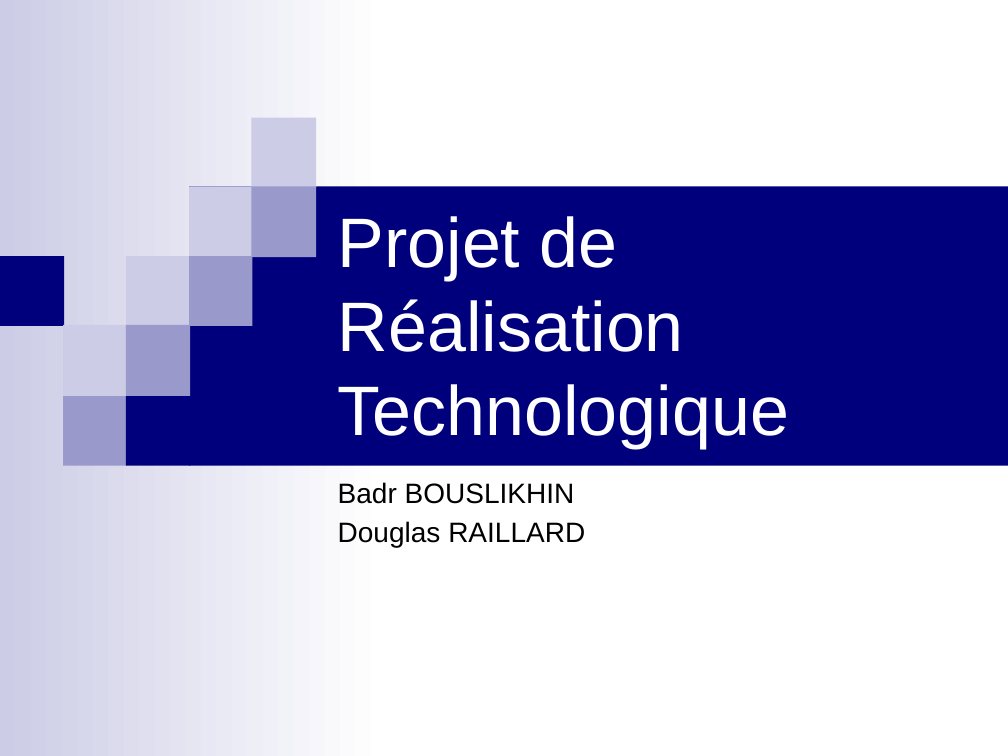
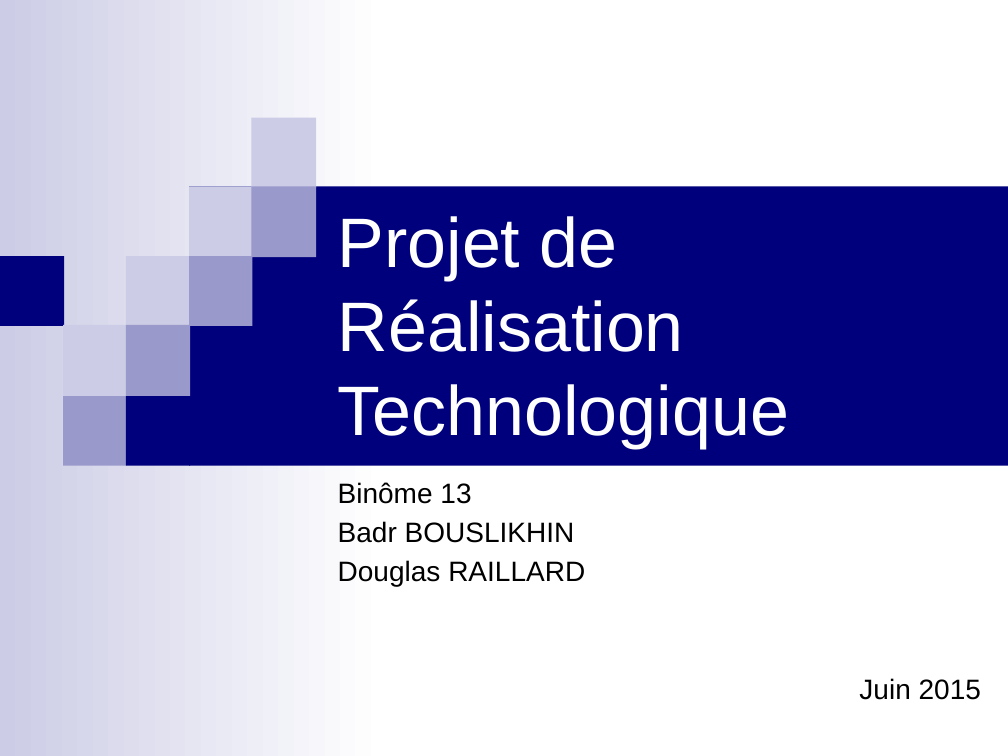
Before and after one commit to badrbouslikhin/Beluga, a slide deck: slide 1 of Rendu/PresentationFinale/Binome13PresentationFinalePRT.pptx. Drawn at 1008x756 pixels with LibreOffice and Linux fonts; fonts in the diff are those of the drawing. Boxes give left, top, right and bottom in pixels: in the first picture for what was removed or moved away, otherwise in the second. Text is boxed around its words. In the diff, an @@ line names an element or a change of style, - is before the commit and + after.

```diff
--- a/Rendu/PresentationFinale/Binome13PresentationFinalePRT.pptx
+++ b/Rendu/PresentationFinale/Binome13PresentationFinalePRT.pptx
@@ subtitle at (338, 482, 471, 504): paragraph added @@
+Binôme 13
@@ subtitle at (859, 678, 981, 700): paragraph added @@
+Juin 2015
```
Also in this commit, not shown: 11 slides added, 1 slide removed.
